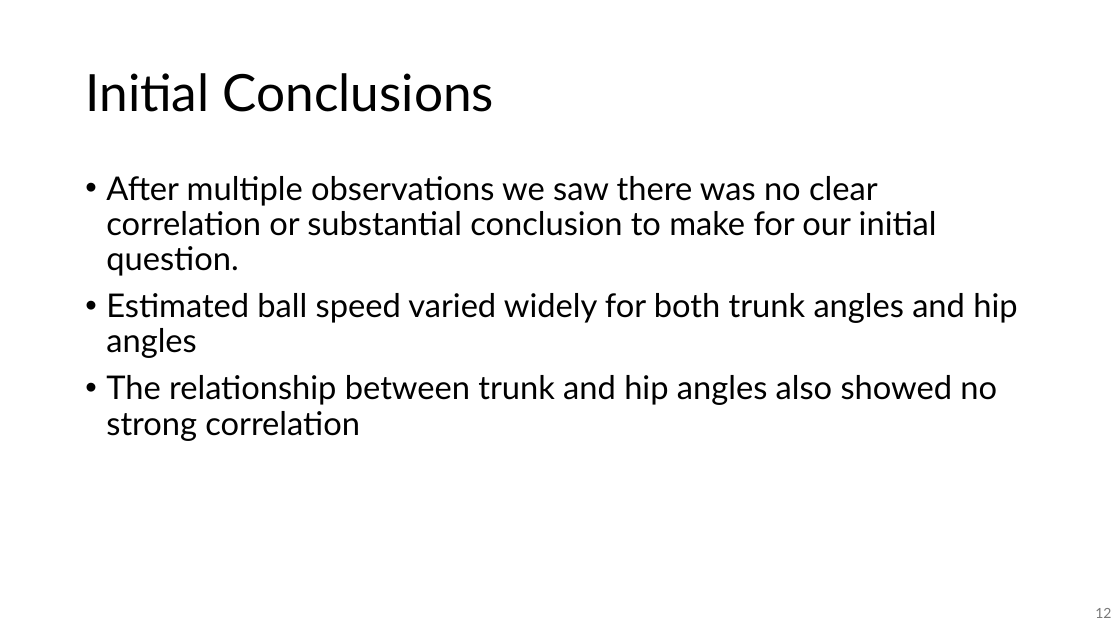
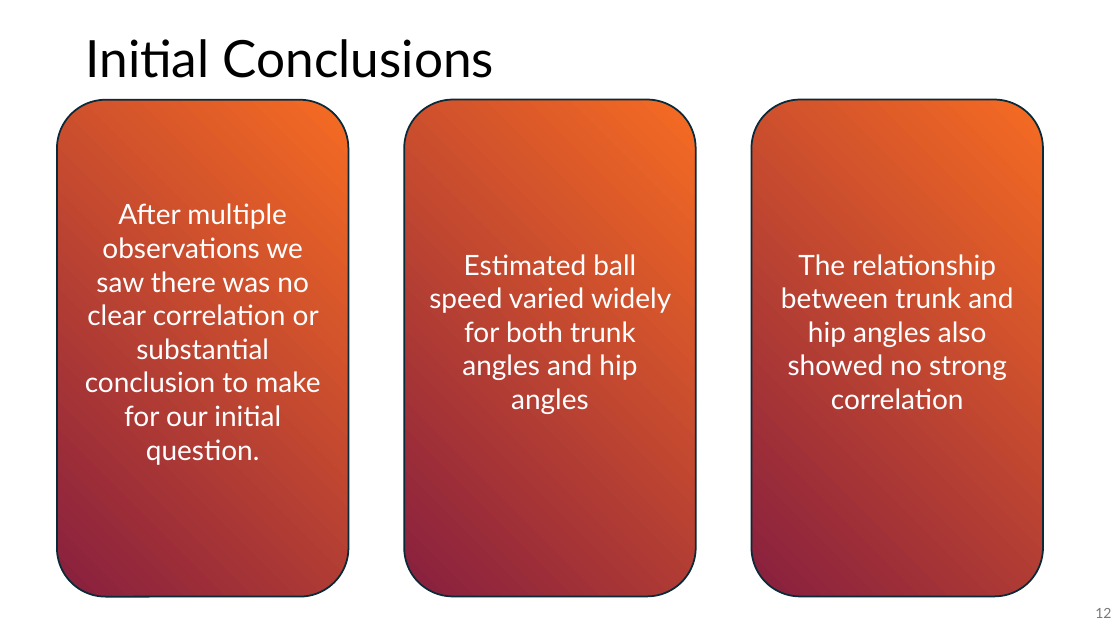
Before and after one commit to emmyregal/Soccer-Computer-Vision, a slide deck: slide 12 of Sport Presetation.pptx. Drawn at 1120x630 pixels with LibreOffice and Linux fonts; fonts in the diff are those of the drawing. Boxes give left, top, right and bottom in pixels: in the first picture for what was removed or moved away, otherwise in the second. Text is boxed around its words. In the diff, an @@ line names an element or a change of style, - is before the commit and + after.

```diff
--- a/Sport Presetation.pptx
+++ b/Sport Presetation.pptx
@@ title "Initial Conclusions": place and size @@
-title "Initial Conclusions" at [85, 73, 494, 112]
+title "Initial Conclusions" at [85, 39, 494, 78]
@@ rounded rectangle added at [57, 100, 349, 597], fill gradient #871F3E to #F76D24, outline #092A39 1.5 pt, 24 pt, text #FFFFFF @@
+After multiple observations we saw there was no clear correlation or substantial conclusion to make for our initial question.
@@ rounded rectangle added at [404, 100, 696, 597], fill gradient #871F3E to #F76D24, outline #092A39 1.5 pt, 24 pt, text #FFFFFF @@
+Estimated ball speed varied widely for both trunk angles and hip angles
@@ rounded rectangle added at [752, 100, 1044, 597], fill gradient #871F3E to #F76D24, outline #092A39 1.5 pt, 24 pt, text #FFFFFF @@
+The relationship between trunk and hip angles also showed no strong correlation
@@ text removed at [106, 176, 1017, 441] @@
-• After multiple observations we saw there was no clear correlation or substantial conclusion to make for our initial question.
-• Estimated ball speed varied widely for both trunk angles and hip angles
-• The relationship between trunk and hip angles also showed no strong correlation
```
Also in this commit, not shown: 8 other slides changed, 6 slides added, 6 slides removed.
